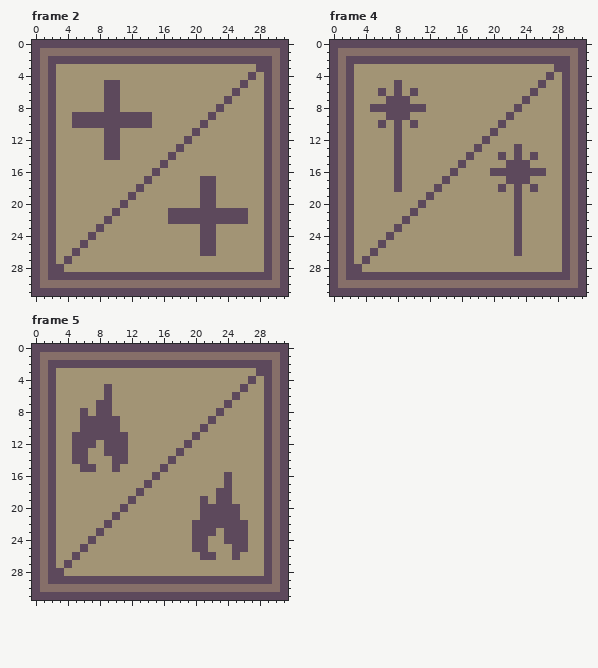
Two versions of one pixel-art file, assets/mockup/icon.aseprite. This is how it looked before the edit.
32x32 pixels, 5 frames. Shown: frame 2, frame 4, frame 5.
Now the later version:
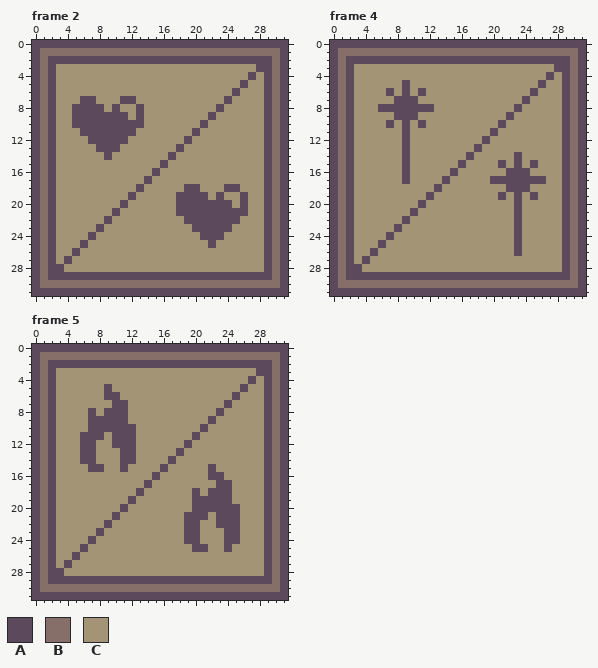
Palette (. is transparent): A #5d495c  B #866f69  C #a29475
Changes in this commit:
--- frame 2, layers "Trigger", "Effect"
@@ x 0..31 @@
  4 ABACCCCCCCCCCCCCCCCCCCCCCCCACABA
- 5 ABACCCCCCAACCCCCCCCCCCCCCCACCABA
- 6 ABACCCCCCAACCCCCCCCCCCCCCACCCABA
- 7 ABACCCCCCAACCCCCCCCCCCCCACCCCABA
- 8 ABACCCCCCAACCCCCCCCCCCCACCCCCABA
- 9 ABACCAAAAAAAAAACCCCCCCACCCCCCABA
-10 ABACCAAAAAAAAAACCCCCCACCCCCCCABA
-11 ABACCCCCCAACCCCCCCCCACCCCCCCCABA
-12 ABACCCCCCAACCCCCCCCACCCCCCCCCABA
-13 ABACCCCCCAACCCCCCCACCCCCCCCCCABA
-14 ABACCCCCCAACCCCCCACCCCCCCCCCCABA
+ 5 ABACCCCCCCCCCCCCCCCCCCCCCCACCABA
+ 6 ABACCCCCCCCCCCCCCCCCCCCCCACCCABA
+ 7 ABACCCAACCCAACCCCCCCCCCCACCCCABA
+ 8 ABACCAAAACACCACCCCCCCCCACCCCCABA
+ 9 ABACCAAAAAAACACCCCCCCCACCCCCCABA
+10 ABACCAAAAAAAAACCCCCCCACCCCCCCABA
+11 ABACCCAAAAAAACCCCCCCACCCCCCCCABA
+12 ABACCCCAAAAACCCCCCCACCCCCCCCCABA
+13 ABACCCCCAAACCCCCCCACCCCCCCCCCABA
+14 ABACCCCCCACCCCCCCACCCCCCCCCCCABA
 15 ABACCCCCCCCCCCCCACCCCCCCCCCCCABA
 16 ABACCCCCCCCCCCCACCCCCCCCCCCCCABA
-17 ABACCCCCCCCCCCACCCCCCAACCCCCCABA
-18 ABACCCCCCCCCCACCCCCCCAACCCCCCABA
-19 ABACCCCCCCCCACCCCCCCCAACCCCCCABA
-20 ABACCCCCCCCACCCCCCCCCAACCCCCCABA
-21 ABACCCCCCCACCCCCCAAAAAAAAAACCABA
-22 ABACCCCCCACCCCCCCAAAAAAAAAACCABA
-23 ABACCCCCACCCCCCCCCCCCAACCCCCCABA
-24 ABACCCCACCCCCCCCCCCCCAACCCCCCABA
-25 ABACCCACCCCCCCCCCCCCCAACCCCCCABA
-26 ABACCACCCCCCCCCCCCCCCAACCCCCCABA
+17 ABACCCCCCCCCCCACCCCCCCCCCCCCCABA
+18 ABACCCCCCCCCCACCCCCAACCCAACCCABA
+19 ABACCCCCCCCCACCCCCAAAACACCACCABA
+20 ABACCCCCCCCACCCCCCAAAAAAACACCABA
+21 ABACCCCCCCACCCCCCCAAAAAAAAACCABA
+22 ABACCCCCCACCCCCCCCCAAAAAAACCCABA
+23 ABACCCCCACCCCCCCCCCCAAAAACCCCABA
+24 ABACCCCACCCCCCCCCCCCCAAACCCCCABA
+25 ABACCCACCCCCCCCCCCCCCCACCCCCCABA
+26 ABACCACCCCCCCCCCCCCCCCCCCCCCCABA
 27 ABACACCCCCCCCCCCCCCCCCCCCCCCCABA
--- frame 4, layers "Trigger", "Effect"
@@ x 0..31 @@
  4 ABACCCCCCCCCCCCCCCCCCCCCCCCACABA
- 5 ABACCCCCACCCCCCCCCCCCCCCCCACCABA
- 6 ABACCCACACACCCCCCCCCCCCCCACCCABA
- 7 ABACCCCAAACCCCCCCCCCCCCCACCCCABA
- 8 ABACCAAAAAAACCCCCCCCCCCACCCCCABA
- 9 ABACCCCAAACCCCCCCCCCCCACCCCCCABA
-10 ABACCCACACACCCCCCCCCCACCCCCCCABA
-11 ABACCCCCACCCCCCCCCCCACCCCCCCCABA
-12 ABACCCCCACCCCCCCCCCACCCCCCCCCABA
-13 ABACCCCCACCCCCCCCCACCCCACCCCCABA
-14 ABACCCCCACCCCCCCCACCCACACACCCABA
-15 ABACCCCCACCCCCCCACCCCCAAACCCCABA
-16 ABACCCCCACCCCCCACCCCAAAAAAACCABA
-17 ABACCCCCACCCCCACCCCCCCAAACCCCABA
-18 ABACCCCCACCCCACCCCCCCACACACCCABA
-19 ABACCCCCCCCCACCCCCCCCCCACCCCCABA
+ 5 ABACCCCCCACCCCCCCCCCCCCCCCACCABA
+ 6 ABACCCCACACACCCCCCCCCCCCCACCCABA
+ 7 ABACCCCCAAACCCCCCCCCCCCCACCCCABA
+ 8 ABACCCAAAAAAACCCCCCCCCCACCCCCABA
+ 9 ABACCCCCAAACCCCCCCCCCCACCCCCCABA
+10 ABACCCCACACACCCCCCCCCACCCCCCCABA
+11 ABACCCCCCACCCCCCCCCCACCCCCCCCABA
+12 ABACCCCCCACCCCCCCCCACCCCCCCCCABA
+13 ABACCCCCCACCCCCCCCACCCCCCCCCCABA
+14 ABACCCCCCACCCCCCCACCCCCACCCCCABA
+15 ABACCCCCCACCCCCCACCCCACACACCCABA
+16 ABACCCCCCACCCCCACCCCCCAAACCCCABA
+17 ABACCCCCCACCCCACCCCCAAAAAAACCABA
+18 ABACCCCCCCCCCACCCCCCCCAAACCCCABA
+19 ABACCCCCCCCCACCCCCCCCACACACCCABA
 20 ABACCCCCCCCACCCCCCCCCCCACCCCCABA
--- frame 5, layers "Trigger", "Effect"
@@ x 0..31 @@
  5 ABACCCCCCACCCCCCCCCCCCCCCCACCABA
- 6 ABACCCCCCACCCCCCCCCCCCCCCACCCABA
- 7 ABACCCCCAACCCCCCCCCCCCCCACCCCABA
- 8 ABACCCACAACCCCCCCCCCCCCACCCCCABA
- 9 ABACCCAAAAACCCCCCCCCCCACCCCCCABA
-10 ABACCCAAAAACCCCCCCCCCACCCCCCCABA
-11 ABACCAAAAAAACCCCCCCCACCCCCCCCABA
-12 ABACCAAACAAACCCCCCCACCCCCCCCCABA
-13 ABACCAACCAAACCCCCCACCCCCCCCCCABA
-14 ABACCAACCCAACCCCCACCCCCCCCCCCABA
-15 ABACCCAACCACCCCCACCCCCCCCCCCCABA
-16 ABACCCCCCCCCCCCACCCCCCCCACCCCABA
-17 ABACCCCCCCCCCCACCCCCCCCCACCCCABA
-18 ABACCCCCCCCCCACCCCCCCCCAACCCCABA
-19 ABACCCCCCCCCACCCCCCCCACAACCCCABA
-20 ABACCCCCCCCACCCCCCCCCAAAAACCCABA
-21 ABACCCCCCCACCCCCCCCCCAAAAACCCABA
-22 ABACCCCCCACCCCCCCCCCAAAAAAACCABA
-23 ABACCCCCACCCCCCCCCCCAAACAAACCABA
-24 ABACCCCACCCCCCCCCCCCAACCAAACCABA
-25 ABACCCACCCCCCCCCCCCCAACCCAACCABA
-26 ABACCACCCCCCCCCCCCCCCAACCACCCABA
+ 6 ABACCCCCCAACCCCCCCCCCCCCCACCCABA
+ 7 ABACCCCCCCAACCCCCCCCCCCCACCCCABA
+ 8 ABACCCCACAAACCCCCCCCCCCACCCCCABA
+ 9 ABACCCCAAAAACCCCCCCCCCACCCCCCABA
+10 ABACCCCAAAAAACCCCCCCCACCCCCCCABA
+11 ABACCCAAACAAACCCCCCCACCCCCCCCABA
+12 ABACCCAACCAAACCCCCCACCCCCCCCCABA
+13 ABACCCAACCCAACCCCCACCCCCCCCCCABA
+14 ABACCCAACCCAACCCCACCCCCCCCCCCABA
+15 ABACCCCAACCACCCCACCCCCACCCCCCABA
+16 ABACCCCCCCCCCCCACCCCCCAACCCCCABA
+17 ABACCCCCCCCCCCACCCCCCCCAACCCCABA
+18 ABACCCCCCCCCCACCCCCCACAAACCCCABA
+19 ABACCCCCCCCCACCCCCCCAAAAACCCCABA
+20 ABACCCCCCCCACCCCCCCCAAAAAACCCABA
+21 ABACCCCCCCACCCCCCCCAAACAAACCCABA
+22 ABACCCCCCACCCCCCCCCAACCAAACCCABA
+23 ABACCCCCACCCCCCCCCCAACCCAACCCABA
+24 ABACCCCACCCCCCCCCCCAACCCAACCCABA
+25 ABACCCACCCCCCCCCCCCCAACCACCCCABA
+26 ABACCACCCCCCCCCCCCCCCCCCCCCCCABA
 27 ABACACCCCCCCCCCCCCCCCCCCCCCCCABA
Changed places in both pictures, as pixel boxes (x1, y1, x2, y2):
changed: (72, 80, 152, 160)
changed: (168, 176, 248, 256)
changed: (370, 80, 434, 192)
changed: (490, 144, 546, 200)
changed: (72, 392, 136, 472)
changed: (184, 464, 248, 560)
